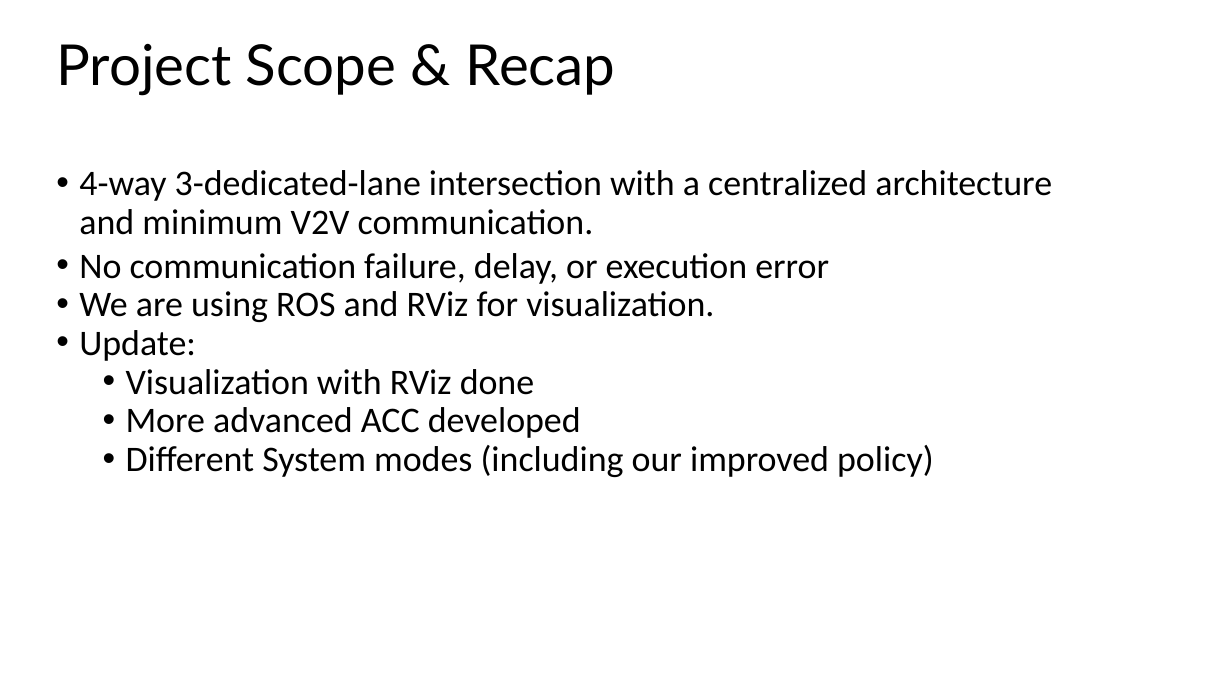
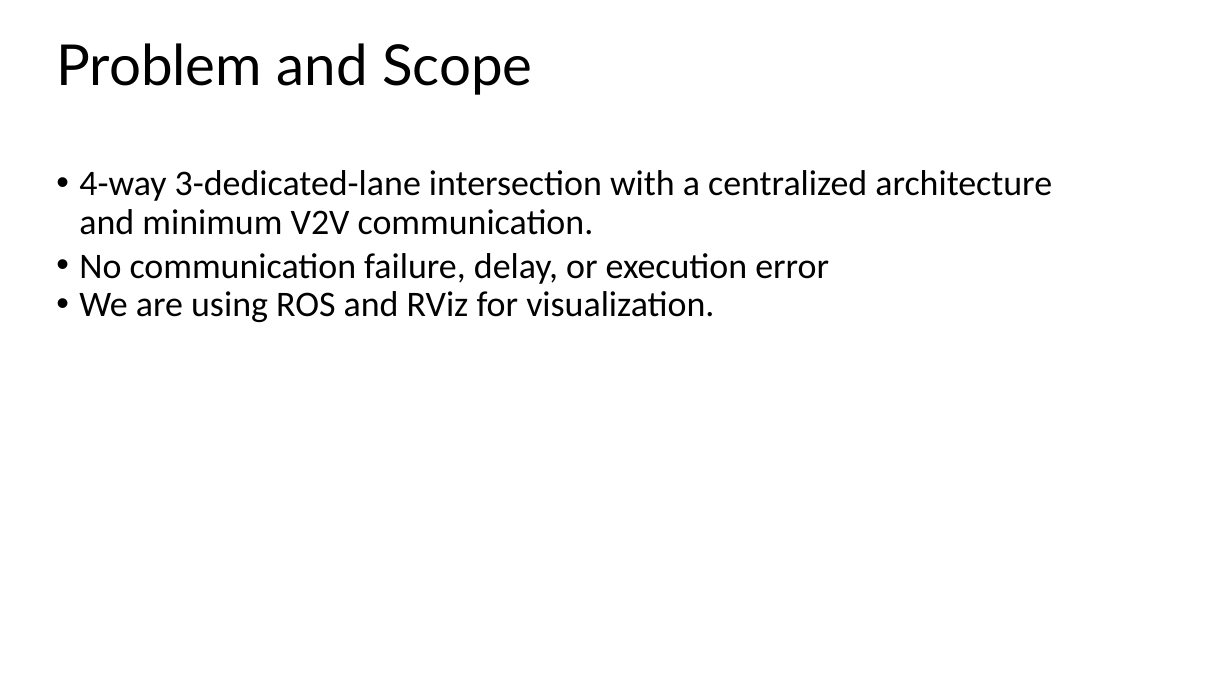
Before and after one commit to adfayed/aim_ros, a slide deck: slide 2 of Final Project Presentation.odp. Drawn at 1232x693 pixels with LibreOffice and Linux fonts; fonts in the diff are those of the drawing. Boxes give left, top, right and bottom in pixels: in the first picture for what was removed or moved away, otherwise in the second. Text is boxed around its words. In the diff, an @@ line names an element or a change of style, - is before the commit and + after.

```diff
--- a/Final Project Presentation.odp
+++ b/Final Project Presentation.odp
@@ text at (x1=56, y1=43, x2=532, y2=95): text changed @@
-Project Scope & Recap
+Problem and Scope
@@ text at (x1=79, y1=330, x2=934, y2=477): paragraphs removed @@
-• Update:
-  • Visualization with RViz done
-  • More advanced ACC developed
-  • Different System modes (including our improved policy)
```
Also in this commit, not shown: 2 other slides changed, 2 slides added, 1 slide removed.
